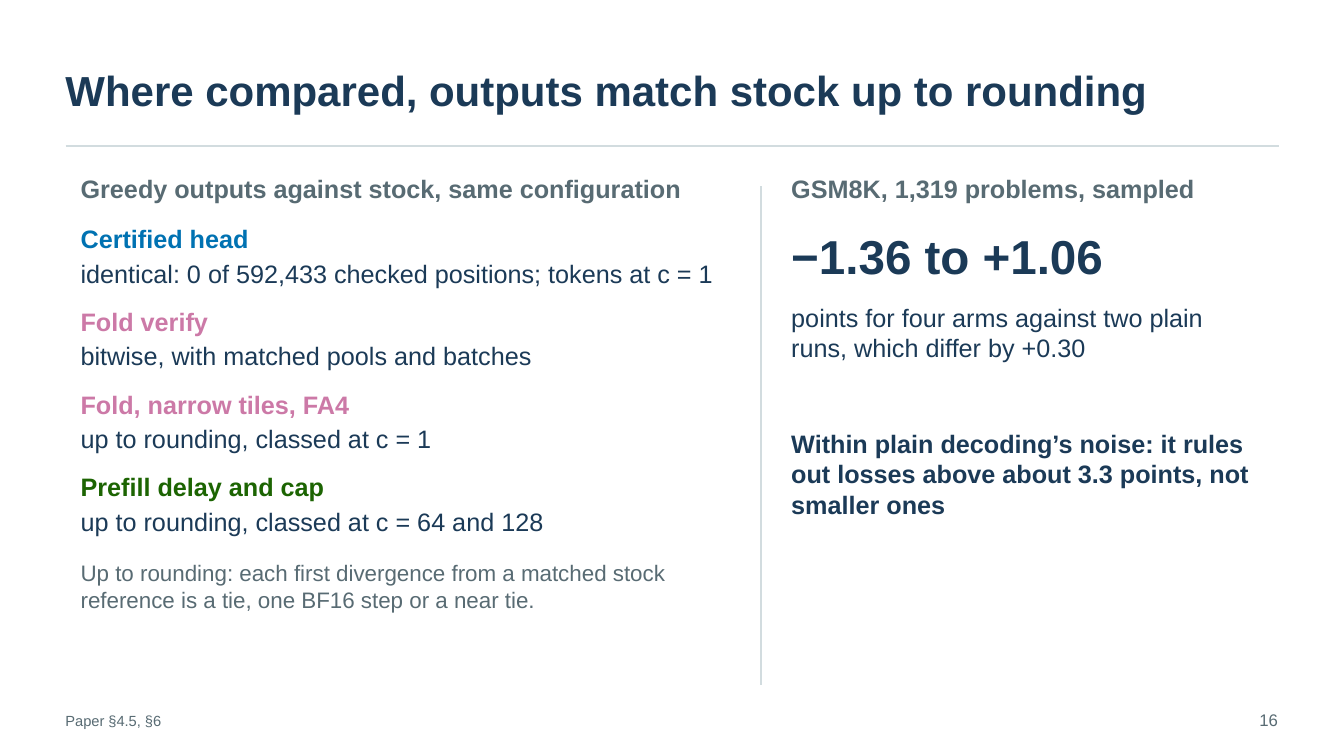
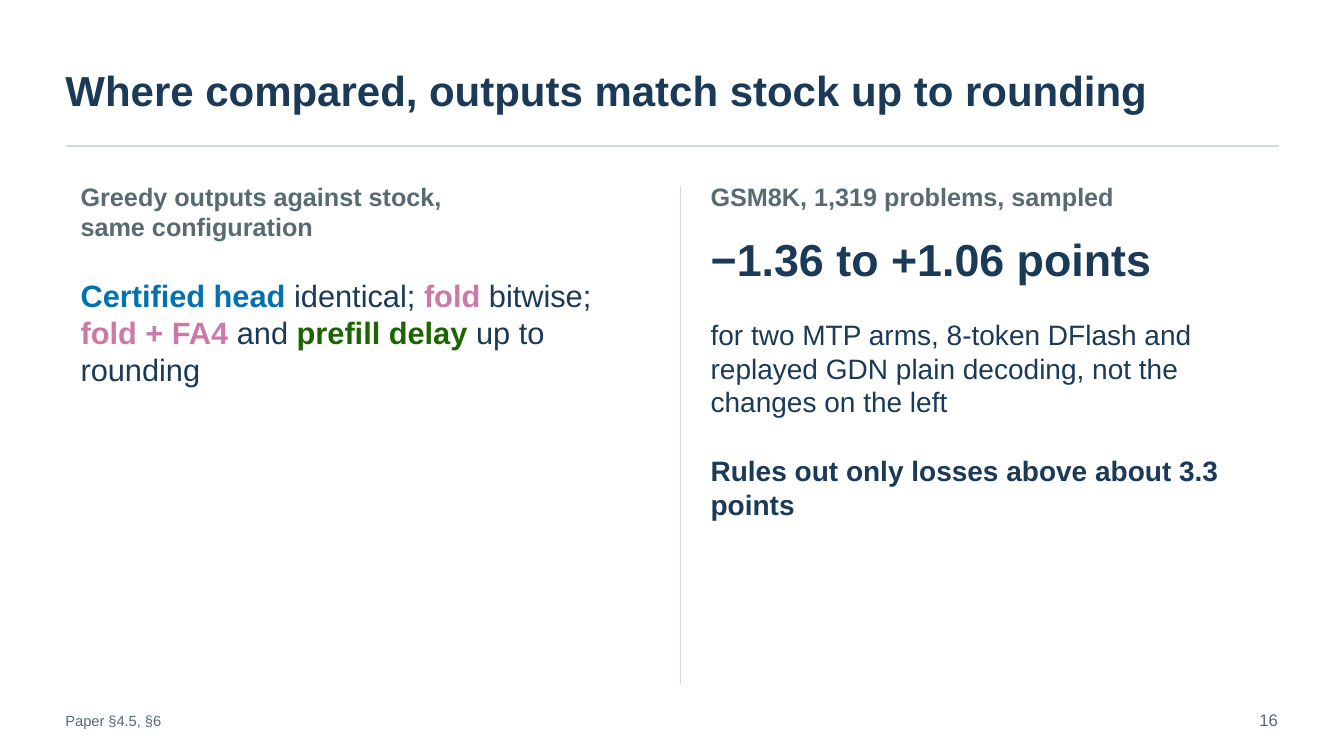
Before and after one commit to SamMausberg/verified-progress, a slide deck: slide 16 of presentation/verifier_paper_talk.pptx. Drawn at 1344x756 pixels with LibreOffice and Linux fonts; fonts in the diff are those of the drawing. Boxes give left, top, right and bottom in pixels: in the first picture for what was removed or moved away, otherwise in the second. Text is boxed around its words. In the diff, an @@ line names an element or a change of style, - is before the commit and + after.

```diff
--- a/presentation/verifier_paper_talk.pptx
+++ b/presentation/verifier_paper_talk.pptx
@@ text at (81,187,442,242): text changed @@
-Greedy outputs against stock, same configuration
+Greedy outputs against stock,
+same configuration
@@ line moved from (761, 187) - (761, 686) to (681, 187) - (681, 686) @@
@@ text "GSM8K, 1,319 problems, sampled": place and size @@
-text "GSM8K, 1,319 problems, sampled" at (791,179,1194,203)
+text "GSM8K, 1,319 problems, sampled" at (711,187,1113,211)
@@ text removed at (81,264,713,288) @@
-identical: 0 of 592,433 checked positions; tokens at c = 1
@@ text at (711,243,1151,285): text changed; size 34 to 32 pt @@
-−1.36 to +1.06
+−1.36 to +1.06 points
@@ text at (81,284,591,387): text changed; size 18 to 22 pt; text colour #0072B2 to #1B3A57 @@
-Certified head
+Certified head identical; fold bitwise; fold + FA4 and prefill delay up to rounding
@@ text removed at (81,313,208,336) @@
-Fold verify
@@ text added at (711,324,1191,417), 20 pt, text #1B3A57 @@
+for two MTP arms, 8-token DFlash and replayed GDN plain decoding, not the changes on the left
@@ text removed at (791,308,1203,363) @@
-points for four arms against two plain runs, which differ by +0.30
@@ text removed at (81,346,531,371) @@
-bitwise, with matched pools and batches
@@ text removed at (81,396,349,418) @@
-Fold, narrow tiles, FA4
@@ text removed at (81,429,431,454) @@
-up to rounding, classed at c = 1
@@ text removed at (81,477,324,502) @@
-Prefill delay and cap
@@ text at (711,460,1218,520): text changed; size 18 to 20 pt @@
-Within plain decoding’s noise: it rules out losses above about 3.3 points, not smaller ones
+Rules out only losses above about 3.3 points
@@ text removed at (81,512,543,536) @@
-up to rounding, classed at c = 64 and 128
@@ text removed at (81,565,665,613) @@
-Up to rounding: each first divergence from a matched stock reference is a tie, one BF16 step or a near tie.
```
Also in this commit, not shown: 16 other slides changed, 2 other files.
